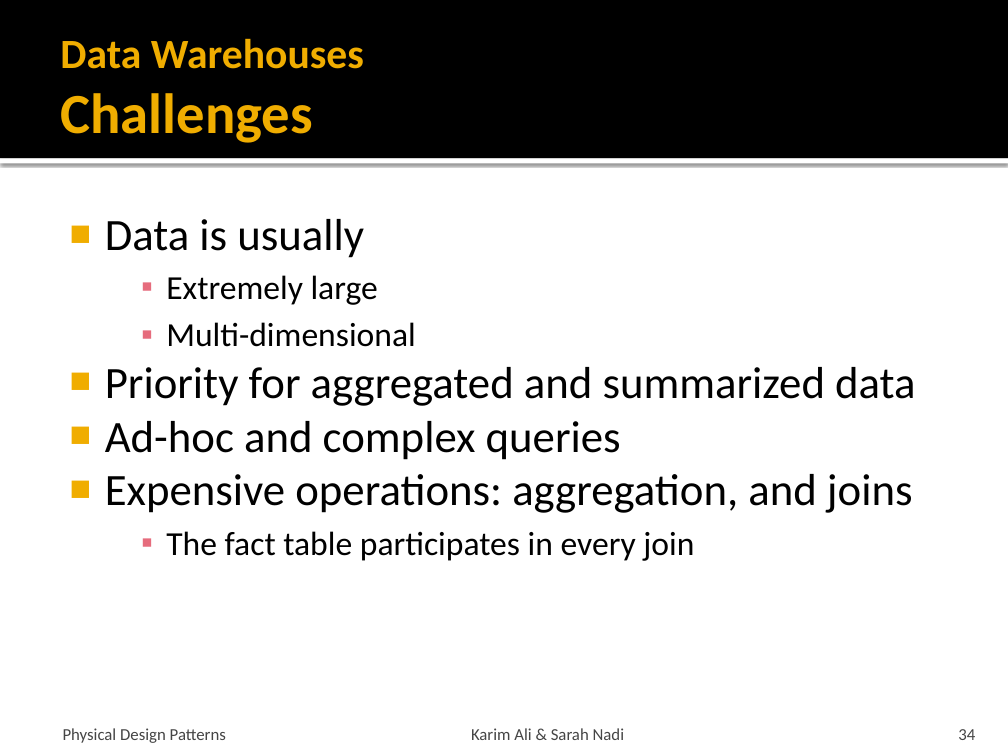
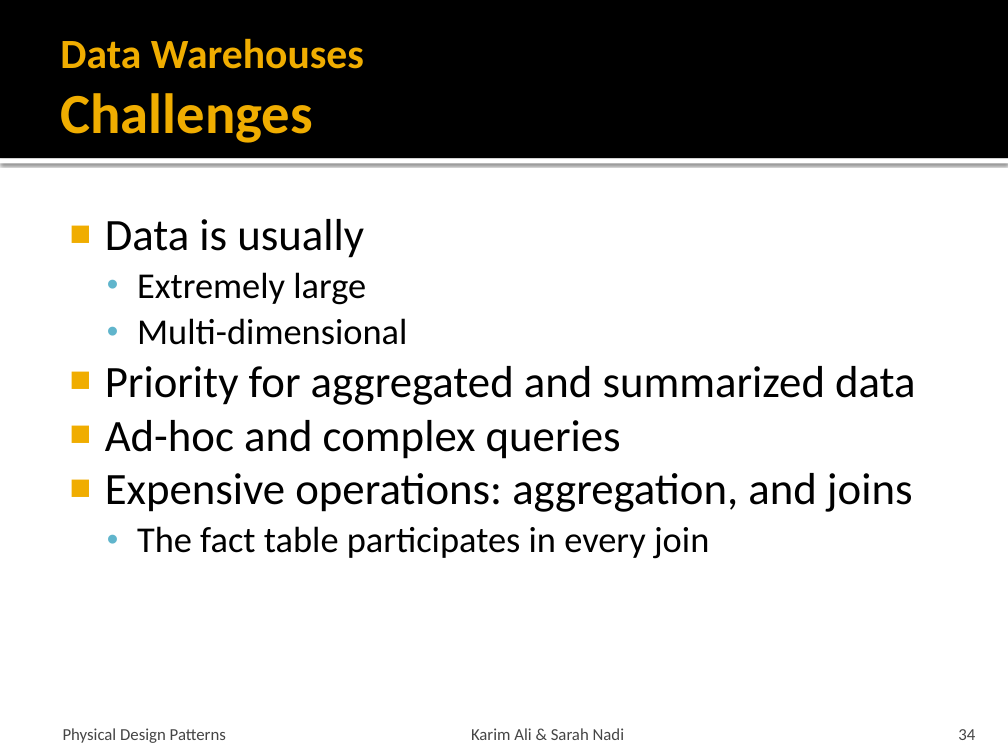
Before and after one commit to snadi/cs848-db, a slide deck: slide 34 of cs848-db/PhysDesignPres.pptx. Drawn at 1008x756 pixels with LibreOffice and Linux fonts; fonts in the diff are those of the drawing. Boxes give left, top, right and bottom in pixels: in the first picture for what was removed or moved away, otherwise in the second. Text is boxed around its words. In the diff, an @@ line names an element or a change of style, - is before the commit and + after.

```diff
--- a/cs848-db/PhysDesignPres.pptx
+++ b/cs848-db/PhysDesignPres.pptx
@@ text at (x1=137, y1=272, x2=709, y2=559): size 24 to 26 pt in "Extremely large", "Multi-dimensional", "The fact table participates in every join"; bullet ▪ to •; list level 3 to 2 in "Extremely large"; line spacing 1 to 0.9; bullet colour #E66C7D to #60B5CC; list level 3 to 2 in "Multi-dimensional"; list level 3 to 2 in "The fact table participates in ..." @@
```
Also in this commit, not shown: 10 other slides changed.
